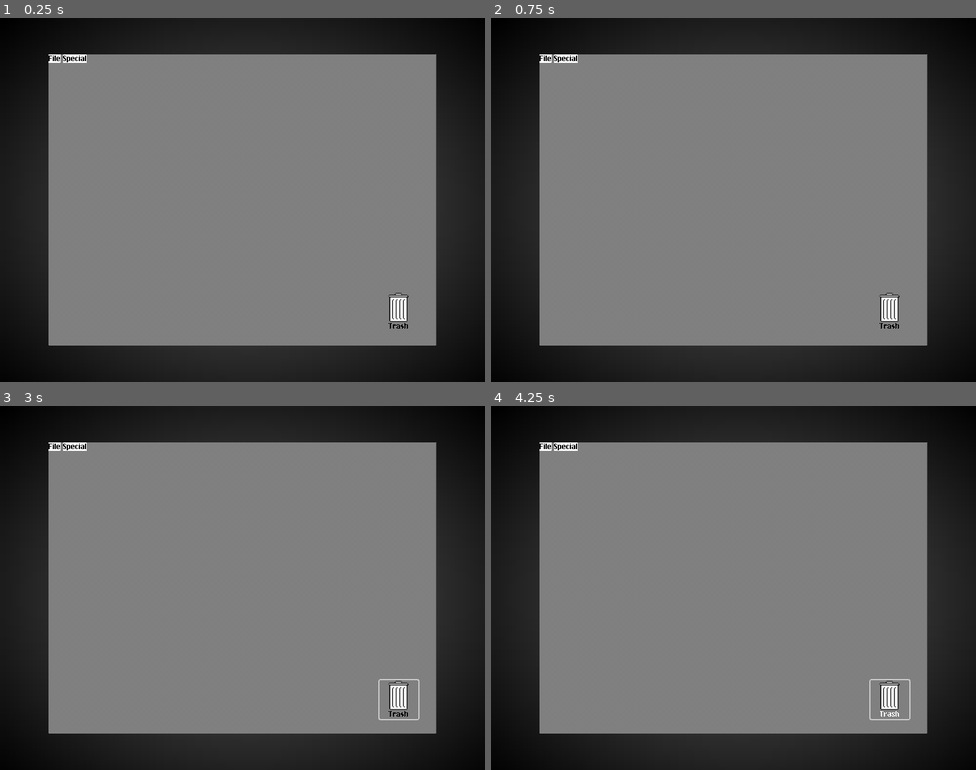
Above: before the commit, frames 1-4 (two rows, left to right).
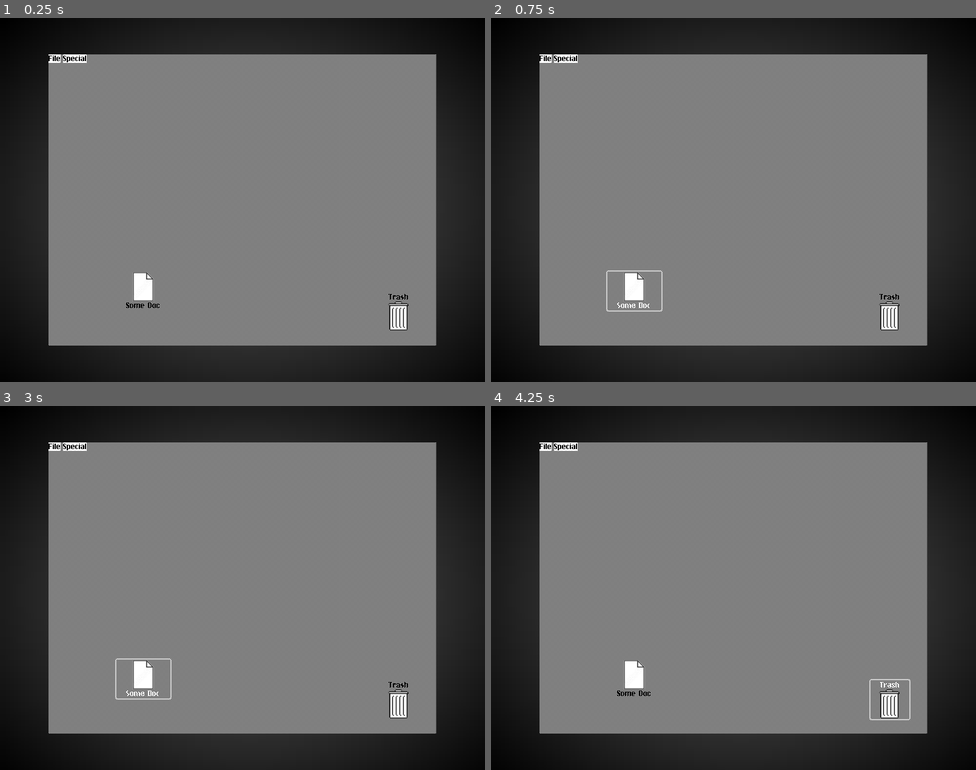
Above: after the commit, the same moments.

Repository: ee0pdt/gwj-78-erase
Game: Godot game, scene res://main.tscn
Same seed, same stepped clock (60 frames per second), same inputs: the game is played once before the commit and once after it.
Inputs (mouse positions are in pixels of both pictures, inside the frame that each line leads up to):
- Up to frame 1 (0.25 s): no input
- Up to frame 2 (0.75 s): click (636, 291) at 0.5 s, where only the run after the commit has a clickable "Some Doc"
- Up to frame 3 (3 s): click "Trash" at 1.25 s; click "Trash" at 2 s; click (145, 679) at 2.75 s, where only the run after the commit has a clickable "Some Doc"
- Up to frame 4 (4.25 s): click "Trash" at 3.5 s

The runs differ from the first frame. In frame 1, 0.4% of the frame differs, in the area x 26-85%, y 69-86%; in frame 2, 0.6%; in frame 3, 0.7%, in the area x 23-87%, y 69-87%; in frame 4, 0.4%.

Commit message:
Sorting trash icons

Diff:
--- a/file_system_items/trash/trash.gd
+++ b/file_system_items/trash/trash.gd
@@ -1,10 +1,26 @@
 extends FileSystemItem
 
 @export_file() var hover_icon_file
+@export_file() var full_icon_file
+@export_file() var full_hover_icon_file
 @export_node_path() var screen
 
 var original_icon := icon
+var hover_icon := icon
+var full_icon := icon
+var full_hover_icon := icon
+
 var contents: Array[Node]
+
+
+func _ready() -> void:
+	hover_icon = load(hover_icon_file) if hover_icon_file else original_icon
+	full_icon = load(full_icon_file) if full_icon_file else original_icon
+	full_hover_icon = load(full_hover_icon_file) if full_hover_icon_file else original_icon
+
+
+func _is_full() -> bool:
+	return contents.size() > 0
 
 
 func _can_drop_data(_position, data):
@@ -25,16 +41,14 @@
 
 
 func _notification(what):
-	var hover_icon = load(hover_icon_file)
-
 	match what:
 		NOTIFICATION_MOUSE_ENTER:
 			# Handle mouse hover enter
 			if screen and screen.gui_is_dragging():
-				icon = hover_icon
+				icon = full_hover_icon if _is_full() else hover_icon
 		NOTIFICATION_MOUSE_EXIT:
 			# Handle mouse hover exit
-			icon = original_icon
+			icon = full_icon if _is_full() else original_icon
 
 
 func get_type() -> String:
--- a/main.tscn
+++ b/main.tscn
@@ -1,6 +1,7 @@
-[gd_scene load_steps=4 format=3 uid="uid://bo20ipot6i628"]
+[gd_scene load_steps=5 format=3 uid="uid://bo20ipot6i628"]
 
 [ext_resource type="PackedScene" uid="uid://cpt1rj40a0kk3" path="res://screen/screen.tscn" id="1_ig7tw"]
+[ext_resource type="PackedScene" uid="uid://d4c8dtd2jia1d" path="res://file_system_items/document/document.tscn" id="7_dg77c"]
 
 [sub_resource type="Gradient" id="Gradient_0xm2m"]
 offsets = PackedFloat32Array(0, 0.330986, 1)
@@ -28,3 +29,14 @@
 
 [node name="Screen" parent="CanvasLayer" instance=ExtResource("1_ig7tw")]
 unique_name_in_owner = true
+
+[node name="Document" parent="CanvasLayer/Screen/Desktop/DesktopBackground" index="1" instance=ExtResource("7_dg77c")]
+layout_mode = 0
+offset_left = 113.0
+offset_top = 358.0
+offset_right = 202.0
+offset_bottom = 422.0
+text = "Some Doc"
+
+[editable path="CanvasLayer/Screen"]
+[editable path="CanvasLayer/Screen/Desktop"]
